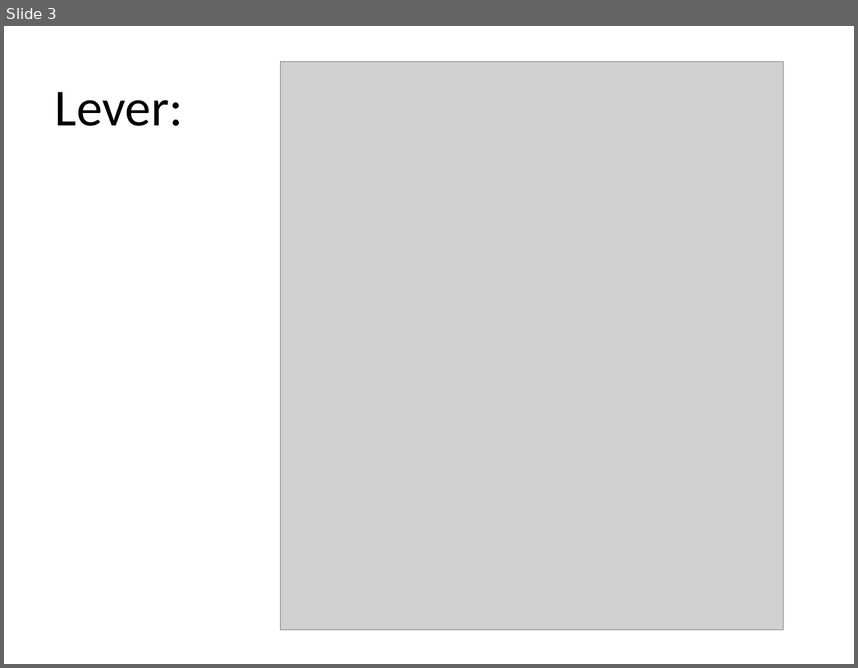
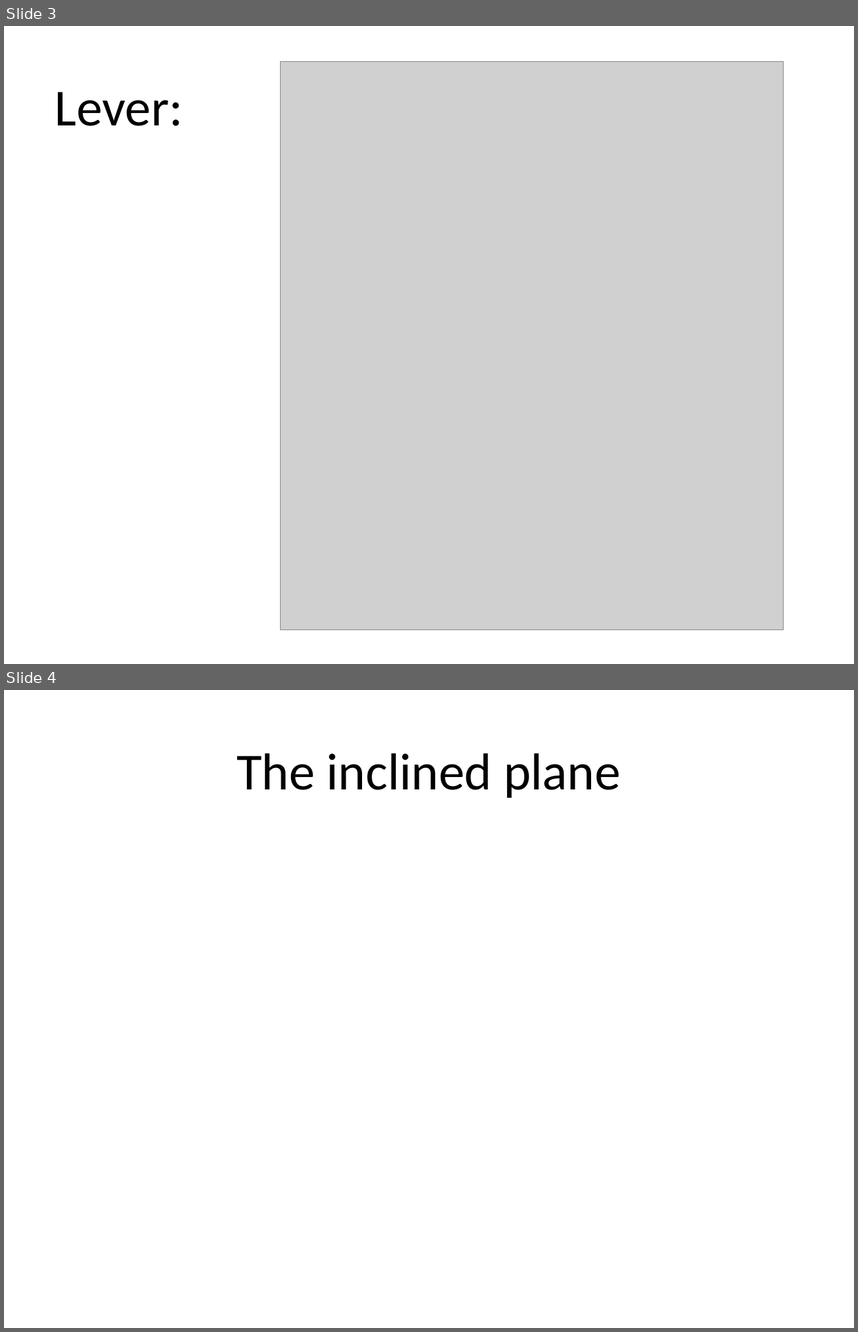
Before and after one commit to Timqin/ESL, a slide deck: esl/演示文稿1.pptx. Shown one above the other, each under a label of ours: slide 3 before the commit, slides 3 and 4 after it. The pictures are 858x668 and 858x1332 pixels, drawn with LibreOffice and Linux fonts; fonts in the diff are those of the drawing; grey boxes stand for pictures. Boxes give left, top, right and bottom in pixels: in the first picture for what was removed or moved away, otherwise in the second. Text is boxed around its words. In the diff, an @@ line names an element or a change of style, - is before the commit and + after.

```diff
--- a/esl/演示文稿1.pptx
+++ b/esl/演示文稿1.pptx
@@ slide 4 added at <box>4,690,854,1328</box>, background #FFFFFF @@
@@ title added at <box>237,753,621,798</box>, 44 pt, text #000000 @@
+The inclined plane
```
Also in this commit, not shown: 1 other slide added, 1 slide removed.
